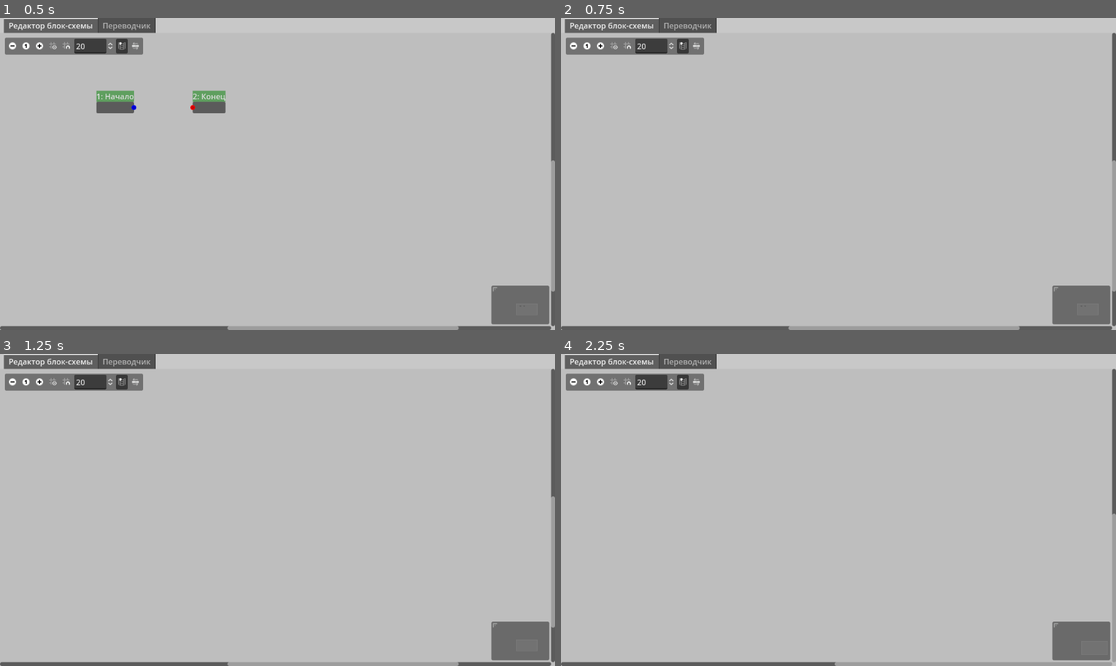
Above: before the commit, frames 1-4 (two rows, left to right).
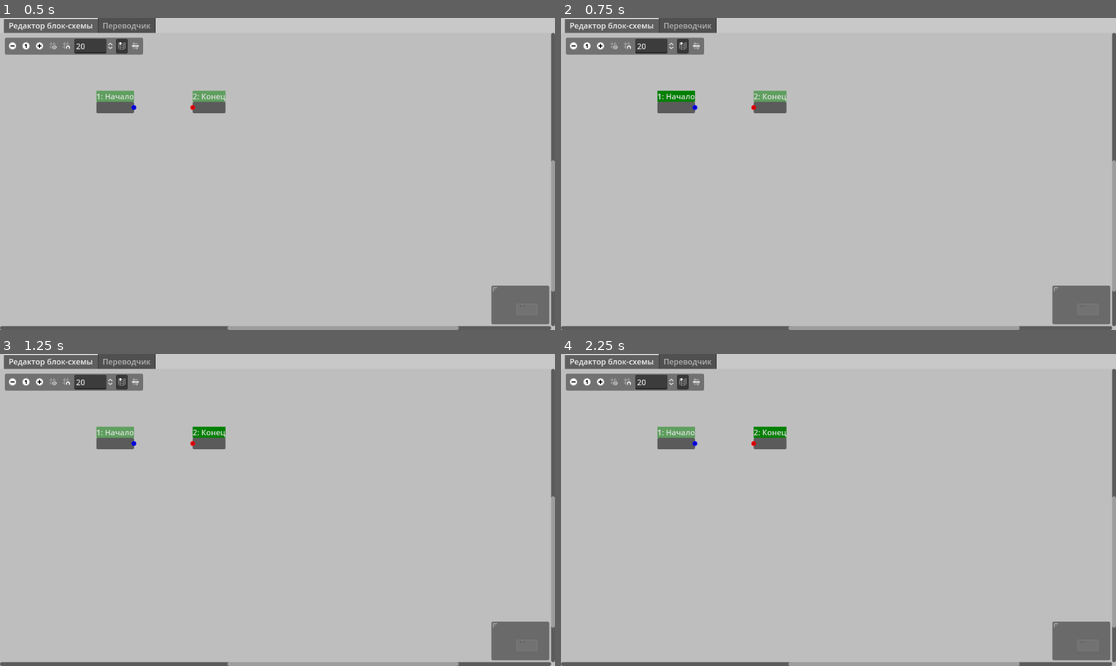
Above: after the commit, the same moments.

Repository: NemoNology/Programing-languages-theory
Game: Godot game, scene res://Data/Scenes/main.tscn
Two runs of this game, one before a commit and one after it. Both use one fixed random seed, a clock stepped at 60 frames per second and the inputs below.
Inputs (mouse positions are in pixels of both pictures, inside the frame that each line leads up to):
- Up to frame 1 (0.5 s): no input
- Up to frame 2 (0.75 s): click (677, 108) at 0.52 s; type "Alex" at 0.6 s
- Up to frame 3 (1.25 s): click (210, 444) at 0.75 s; type "Alex" at 0.83 s
- Up to frame 4 (2.25 s): click (572, 382) at 1.25 s; click (599, 382) at 2 s

Frame 1 is identical in both runs. In frame 2, 0.9% of the frame differs, in the area x 17-41%, y 23-31%; in frame 3, 0.9%; in frame 4, 1.4%, in the area x 17-100%, y 23-100%.

Commit message:
Flowchart editor class:
Changed:
> Private methods names
> Block emptiness error message

Diff:
--- a/Lab-s/Translator/Godot-project/Data/Scripts/Flowchart editor/editor.gd
+++ b/Lab-s/Translator/Godot-project/Data/Scripts/Flowchart editor/editor.gd
@@ -1,5 +1,4 @@
 extends GraphEdit
-
 class_name FlowchartEditor
 
 var blocks_amount: int = 3
@@ -15,53 +14,49 @@
 	add_theme_stylebox_override("panel", panel_style_box)
 	tool_menu = FlowchartToolMenu.new()
 	add_child(tool_menu)
-	tool_menu.id_pressed.connect(on_tool_menu_id_pressed)
-	connection_request.connect(on_connection_requested)
-	disconnection_request.connect(on_disconnection_requested)
-	connection_to_empty.connect(on_connected_to_empty)
-	delete_nodes_request.connect(on_delete_nodes_requested)
+	tool_menu.id_pressed.connect(_on_tool_menu_id_pressed)
+	connection_request.connect(_on_connection_requested)
+	disconnection_request.connect(_on_disconnection_requested)
+	connection_to_empty.connect(_on_connected_to_empty)
+	delete_nodes_request.connect(_on_delete_nodes_requested)
 	right_disconnects = true
 
 
-func on_tool_menu_id_pressed(id: int):
-	if id < tool_menu.item_count - 1:
-		var buffer: FlowchartBlock
-		match id:
-			0:
-				buffer = FlowchartBlock.new(blocks_amount, FlowchartBlocksTypes.Process)
-			1:
-				buffer = FlowchartBlock.new(blocks_amount, FlowchartBlocksTypes.HandInput)
-			2:
-				buffer = FlowchartBlock.new(blocks_amount, FlowchartBlocksTypes.Output)
-			3:
-				buffer = FlowchartBlock.new(blocks_amount, FlowchartBlocksTypes.ConditionIf)
-			4:
-				buffer = FlowchartBlock.new(blocks_amount, FlowchartBlocksTypes.ConditionWhile)
-			5:
-				buffer = FlowchartBlock.new(blocks_amount, FlowchartBlocksTypes.ConditionEnd)
+func _on_tool_menu_id_pressed(id: int):
+	if id in tool_menu.AddingBlockTypeByOptionID:
+		var buffer: FlowchartBlock = FlowchartBlock.new(
+			blocks_amount, tool_menu.AddingBlockTypeByOptionID[id]
+		)
 		buffer.position_offset = tool_menu.position
 		blocks_amount += 1
 		add_child(buffer)
-	elif id == tool_menu.item_count - 1:
+	elif id == tool_menu.DeleteSelectedBlocksOptionID:
 		var child_index: int = 0
 		while child_index < get_child_count():
 			var child_buffer = get_child(child_index)
 			if (
 				child_buffer is FlowchartBlock
 				and child_buffer.selected
-				and child_buffer.input.editable
+				and not child_buffer.type.flat
 			):
 				delete_nodes_request.emit([child_buffer.name])
 				remove_child(child_buffer)
 			else:
 				child_index += 1
+	elif id == tool_menu.SelectAllBlocksOptionID:
+		for child in get_children():
+			if child is FlowchartBlock and not child.type.flat:
+				child.selected = true
+	# elif id == tool_menu.SelectAllBlocksOptionID:
+
 	grab_focus()
 
 
-# Flowchart blocks checking
-# Check blocks connections
-# Check condition blocks closing by condition end blocks
-# Check empty blocks
+## Flowchart blocks checking:
+## -) Check blocks connections;
+## -) Check condition blocks closing by condition end blocks;
+## -) Check empty blocks;
+## Returns: errors array
 func check_flowchart_blocks() -> PackedStringArray:
 	var errors: PackedStringArray = []
 	var cons: Array[Dictionary] = get_connection_list()
@@ -96,15 +91,7 @@
 							is_condition_block
 							and (to_node_type == FlowchartBlocksTypes.ConditionEnd)
 						):
-							(
-								errors
-								. append(
-									(
-										"Блок условия %s не содержит тела (и сразу же закрывается блоком конца условия)"
-										% child.id
-									)
-								)
-							)
+							errors.append("Блок условия %s не содержит тела" % child.id)
 						elif (
 							child.type == FlowchartBlocksTypes.Begin
 							and to_node_type == FlowchartBlocksTypes.End
@@ -116,14 +103,8 @@
 							and (to_node_type == FlowchartBlocksTypes.ConditionEnd)
 						):
 							conditions_starts.push_back(child.id)
-							(
-								errors
-								. append(
-									(
-										"Тело (ветвь) \'иначе\' блока условия %s является пустым (и сразу же закрывается блоком конца условия)"
-										% child.id
-									)
-								)
+							errors.append(
+								"Тело \'иначе\' блока условия %s является пустым" % child.id
 							)
 				is_there_previous_block = con["to_node"] == child.name or is_there_previous_block
 			if not is_there_next_block:
@@ -145,6 +126,7 @@
 	return errors
 
 
+## Return flowchart full code
 func get_code() -> Dictionary:
 	var code: Dictionary = {}
 	var tabulates_count: int = 0
@@ -201,13 +183,10 @@
 				tool_menu.position = event.global_position
 				tool_menu.show()
 	elif event is InputEventKey:
-		var kc: Key = event.keycode
-		if kc == KEY_A:
-			for child in get_children():
-				if child is FlowchartBlock and child.input.editable:
-					child.selected = true
-		elif kc == KEY_X or kc == KEY_DELETE:
-			on_tool_menu_id_pressed(tool_menu.item_count - 1)
+		if event.keycode in [KEY_X, KEY_DELETE]:
+			_on_tool_menu_id_pressed(tool_menu.DeleteSelectedBlocksOptionID)
+		elif event.keycode == KEY_A:
+			_on_tool_menu_id_pressed(tool_menu.SelectAllBlocksOptionID)
 
 
 func _ready():
@@ -220,7 +199,7 @@
 	add_child(end_block)
 
 
-func on_connection_requested(
+func _on_connection_requested(
 	from_node: StringName, from_port: int, to_node: StringName, to_port: int
 ):
 	if from_node != to_node:
@@ -235,7 +214,7 @@
 		)
 
 
-func on_disconnection_requested(
+func _on_disconnection_requested(
 	from_node: StringName, from_port: int, to_node: StringName, to_port: int
 ):
 	disconnect_node(
@@ -246,7 +225,7 @@
 	)
 
 
-func on_connected_to_empty(from_node: StringName, from_port: int, release_position: Vector2):
+func _on_connected_to_empty(from_node: StringName, from_port: int, release_position: Vector2):
 	for con in get_connection_list():
 		if con["from_node"] == from_node and con["from_port"] == from_port:
 			disconnect_node(
@@ -257,7 +236,7 @@
 			)
 
 
-func on_delete_nodes_requested(nodes: Array):
+func _on_delete_nodes_requested(nodes: Array):
 	for node in nodes:
 		for con in get_connection_list():
 			if con["from_node"] == node or con["to_node"] == node:
